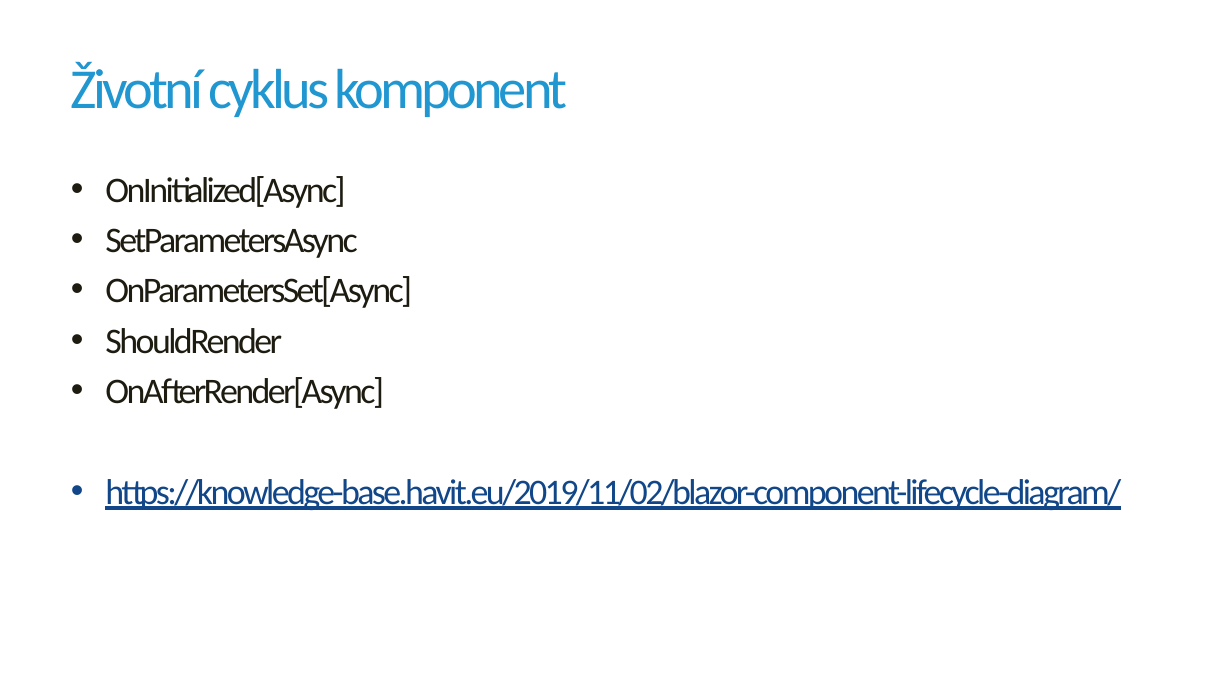
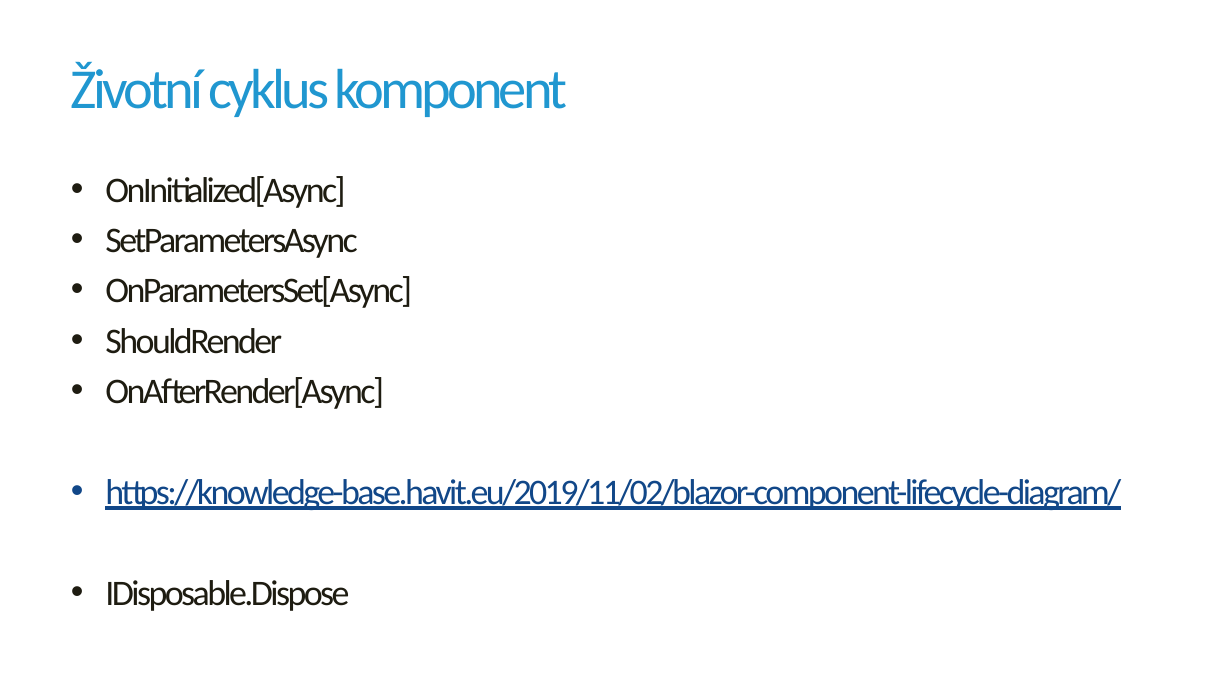
Before and after one commit to jirikanda/BlazorDemos, a slide deck: slide 2 of Presentation/03 - Blazor - Lifecycle.pptx. Drawn at 1232x693 pixels with LibreOffice and Linux fonts; fonts in the diff are those of the drawing; background and template pictures are left out. Boxes give left, top, right and bottom in pixels: in the first picture for what was removed or moved away, otherwise in the second. Text is boxed around its words. In the diff, an @@ line names an element or a change of style, - is before the commit and + after.

```diff
--- a/Presentation/03 - Blazor - Lifecycle.pptx
+++ b/Presentation/03 - Blazor - Lifecycle.pptx
@@ text at [105, 580, 349, 611]: paragraph added @@
+• IDisposable.Dispose
```
Also in this commit, not shown: 4 other files.
